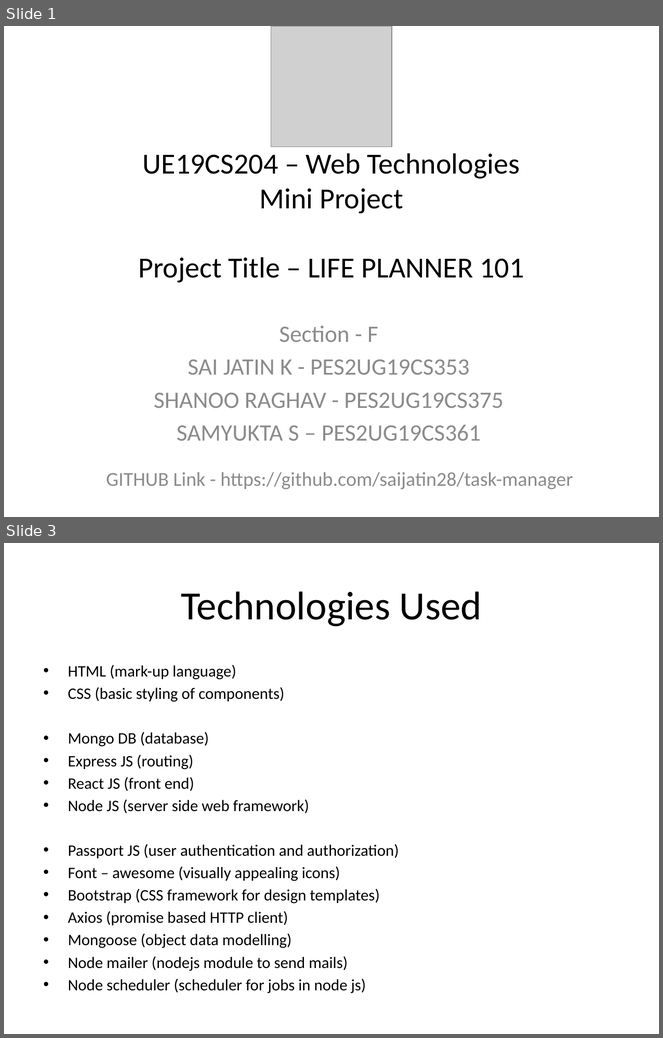
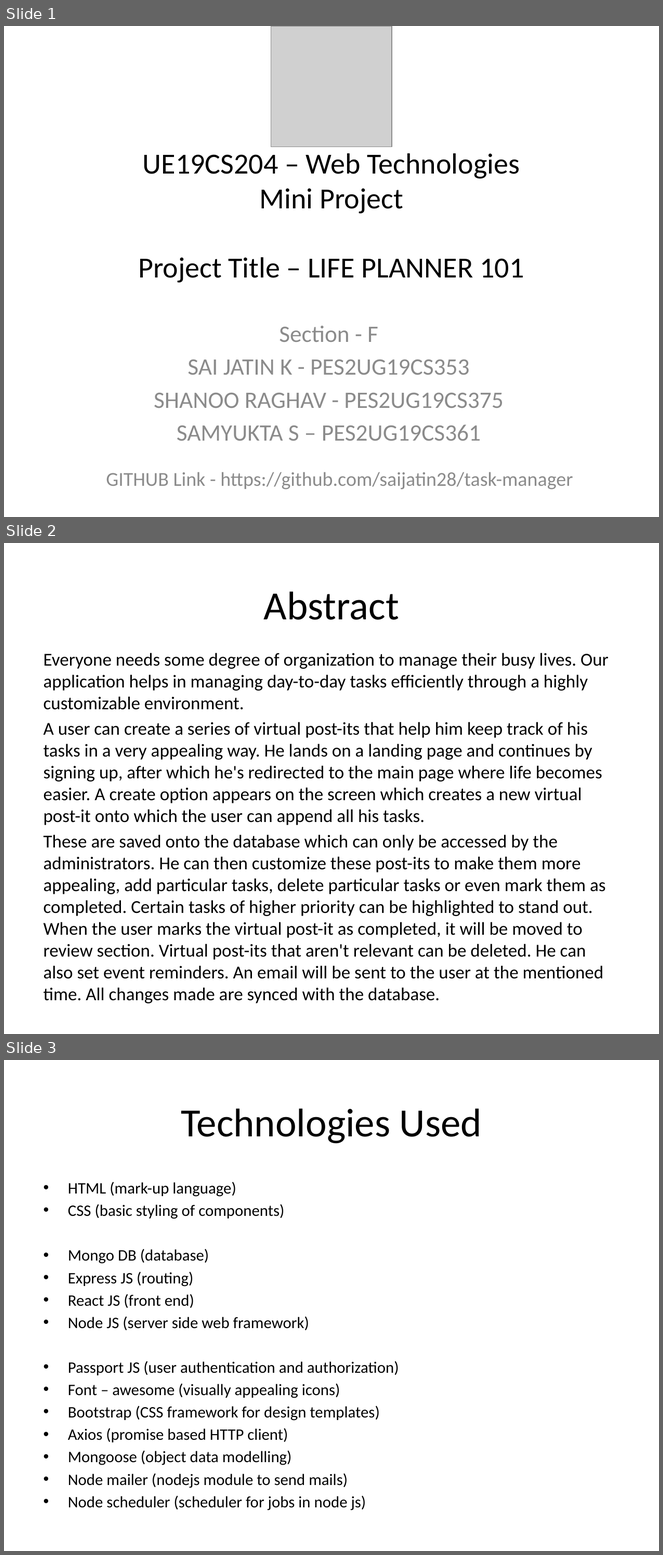
Before and after one commit to saijatin28/Life-Planner-101, a slide deck: Web Tech PPT.pptx. Shown one above the other, each under a label of ours: slides 1 and 3 before the commit, slides 1, 2 and 3 after it; the slides between them are not shown. The pictures are 663x1038 and 663x1555 pixels, drawn with LibreOffice and Linux fonts; fonts in the diff are those of the drawing; grey boxes stand for pictures. Boxes give left, top, right and bottom in pixels: in the first picture for what was removed or moved away, otherwise in the second. Text is boxed around its words. In the diff, an @@ line names an element or a change of style, - is before the commit and + after.

Commit message:
updated

```diff
--- a/Web Tech PPT.pptx
+++ b/Web Tech PPT.pptx
@@ slide 2 added at (x1=4, y1=543, x2=659, y2=1034), background #FFFFFF @@
@@ title added at (x1=264, y1=591, x2=399, y2=620), 44 pt, text #000000 @@
+Abstract
@@ text added at (x1=44, y1=653, x2=609, y2=1004), 20 pt, text #000000 @@
+Everyone needs some degree of organization to manage their busy lives. Our application helps in managing day-to-day tasks efficiently through a highly customizable environment.
+A user can create a series of virtual post-its that help him keep track of his tasks in a very appealing way. He lands on a landing page and continues by signing up, after which he's redirected to the main page where life becomes easier. A create option appears on the screen which creates a new virtual post-it onto which the user can append all his tasks.
+These are saved onto the database which can only be accessed by the administrators. He can then customize these post-its to make them more appealing, add particular tasks, delete particular tasks or even mark them as completed. Certain tasks of higher priority can be highlighted to stand out. When the user marks the virtual post-it as completed, it will be moved to review section. Virtual post-its that aren't relevant can be deleted. He can also set event reminders. An email will be sent to the user at the mentioned time. All changes made are synced with the database.
```
Also in this commit, not shown: 1 slide removed.
